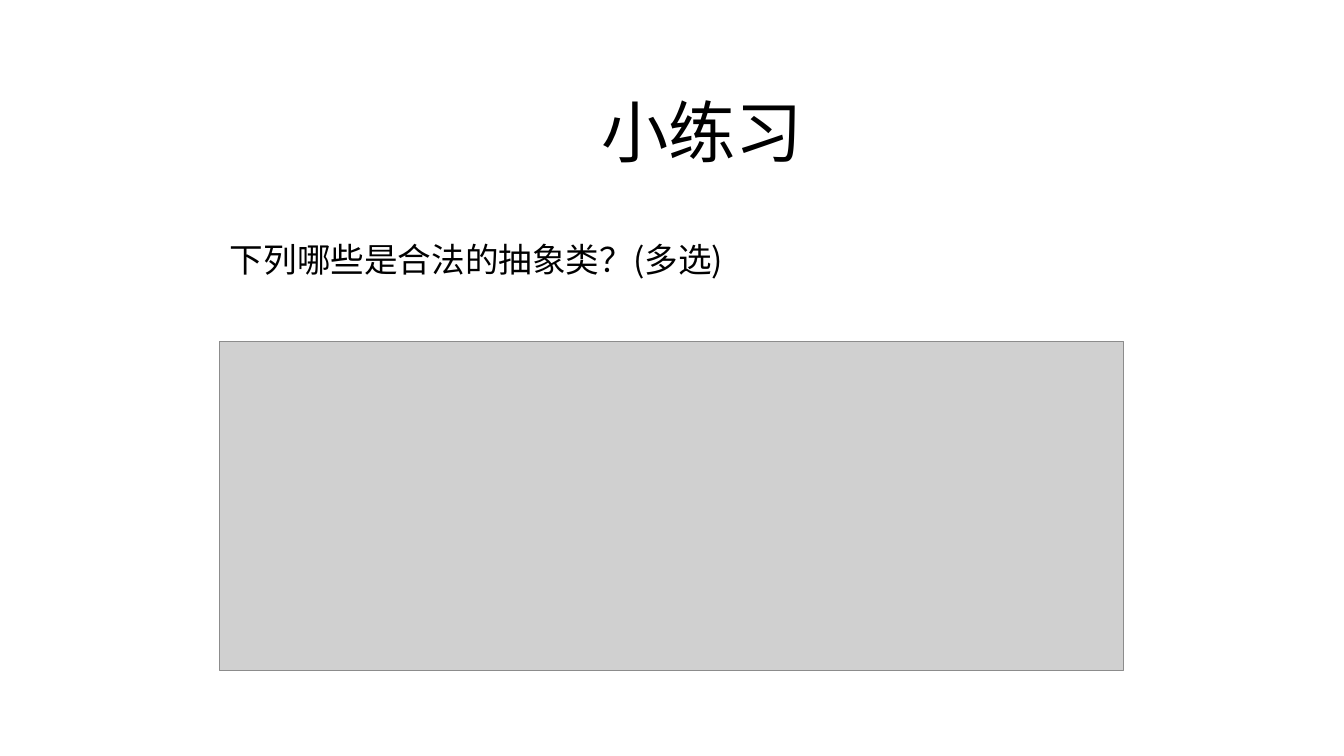
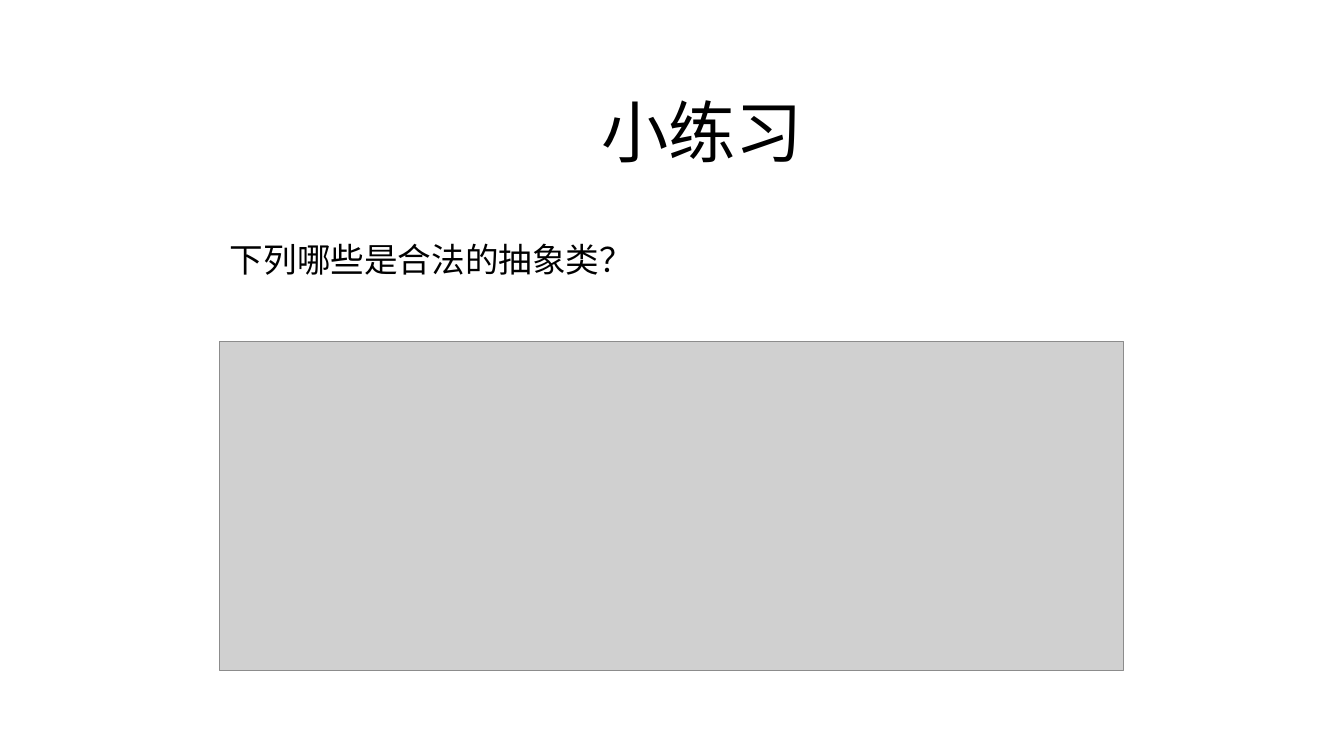
Before and after one commit to zjyesir/hmc_java_1, a slide deck: slide 12 of ppt/12.抽象类和接口.pptx. Drawn at 1344x756 pixels with LibreOffice and Linux fonts; fonts in the diff are those of the drawing; grey boxes stand for pictures; background and template pictures are left out. Boxes give left, top, right and bottom in pixels: in the first picture for what was removed or moved away, otherwise in the second. Text is boxed around its words. In the diff, an @@ line names an element or a change of style, - is before the commit and + after.

```diff
--- a/ppt/12.抽象类和接口.pptx
+++ b/ppt/12.抽象类和接口.pptx
@@ text at [230,243,633,275]: text changed @@
-下列哪些是合法的抽象类？(多选)
+下列哪些是合法的抽象类？
```
Also in this commit, not shown: 4 other slides changed, 2 other files.
